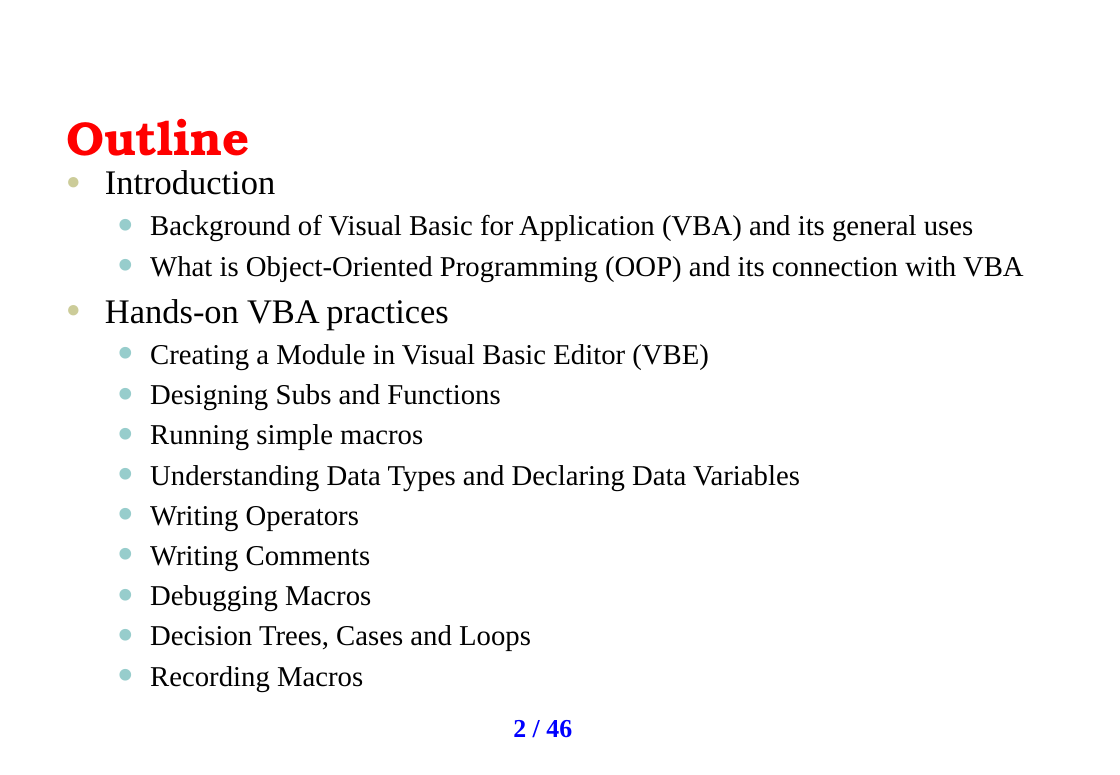
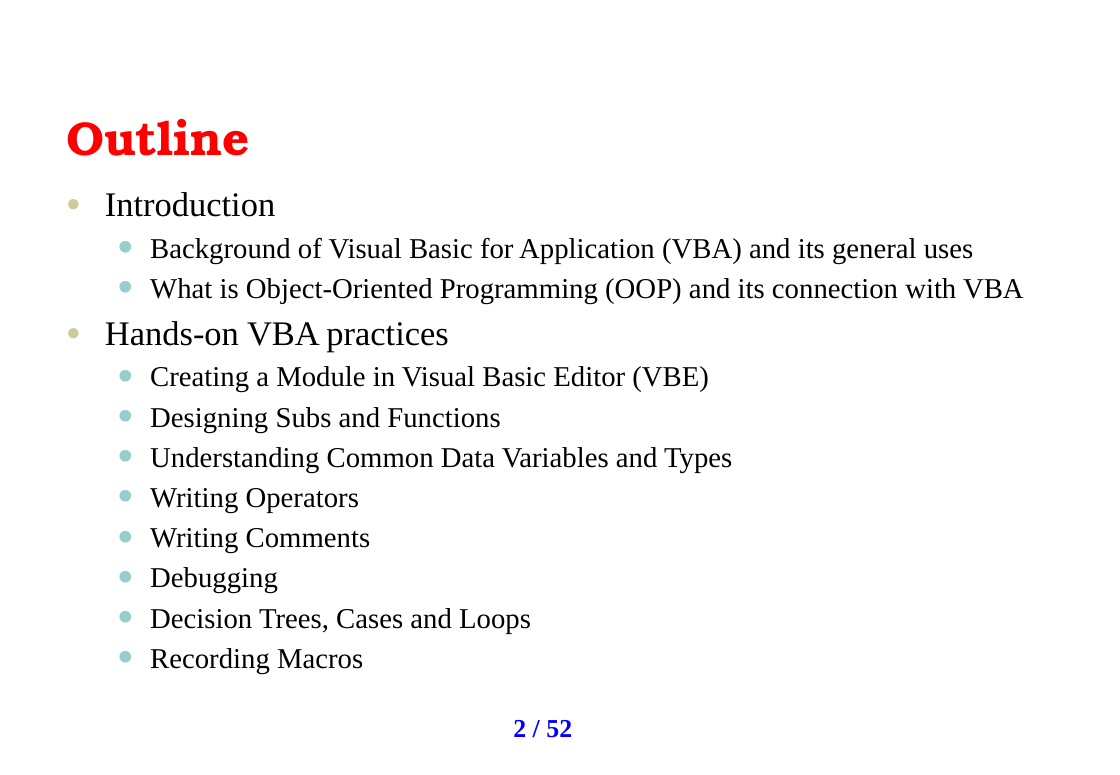
Before and after one commit to uhasan1/Quantitative-Finance, a slide deck: slide 2 of AO VBA Training Slides v3.pptx. Drawn at 1120x775 pixels with LibreOffice and Linux fonts; fonts in the diff are those of the drawing; background and template pictures are left out. Boxes give left, top, right and bottom in pixels: in the first picture for what was removed or moved away, otherwise in the second. Text is boxed around its words. In the diff, an @@ line names an element or a change of style, - is before the commit and + after.

```diff
--- a/AO VBA Training Slides v3.pptx
+++ b/AO VBA Training Slides v3.pptx
@@ text "Introduction": place and size @@
-text "Introduction" at box(105, 170, 1024, 651)
+text "Introduction" at box(105, 192, 1024, 674)
@@ text at box(150, 447, 732, 473): text changed @@
-  • Running simple macros
-  • Understanding Data Types and Declaring Data Variables
+  • Understanding Common Data Variables and Types
@@ text at box(150, 567, 278, 593): text changed @@
-  • Debugging Macros
+  • Debugging
@@ page number at box(513, 720, 572, 738): text changed @@
-2 / 46
+2 / 52
```
Also in this commit, not shown: 18 other slides changed, 6 slides added.
